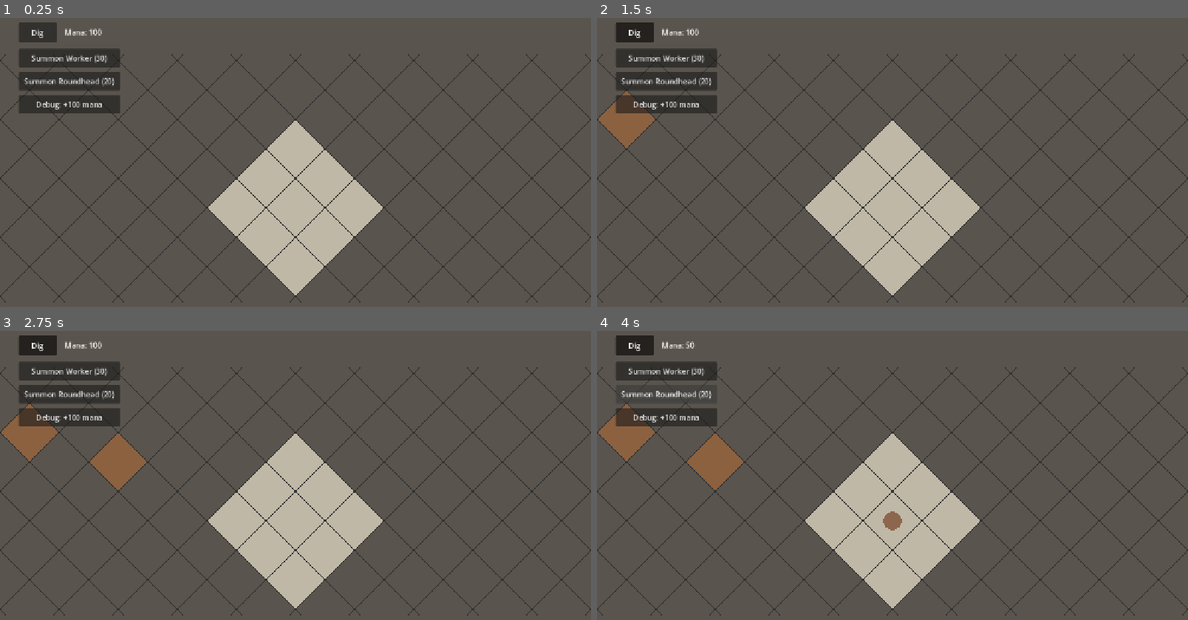
Above: before the commit, frames 1-4 (two rows, left to right).
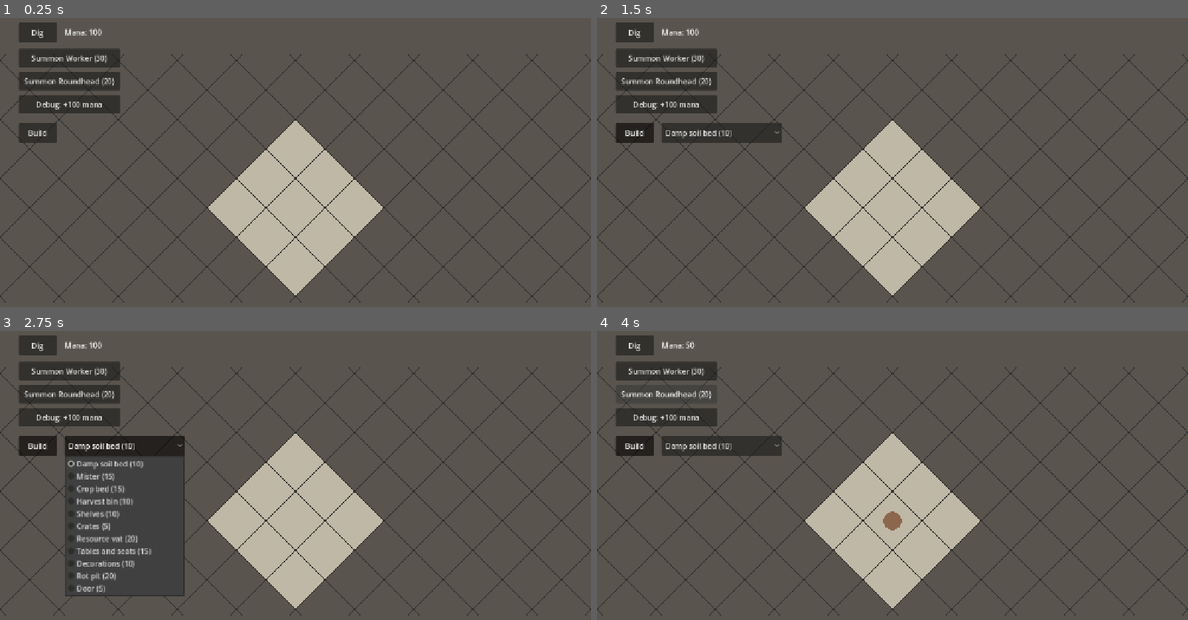
Above: after the commit, the same moments.

Repository: SirSizzle24/mazelord
Game: Godot game, scene res://Scenes/main.tscn
Same seed, same stepped clock (60 frames per second), same inputs: the game is played once before the commit and once after it.
Inputs (mouse positions are in pixels of both pictures, inside the frame that each line leads up to):
- Up to frame 1 (0.25 s): no input
- Up to frame 2 (1.5 s): click "Dig" at 0.5 s; click (632, 133) at 1.25 s, where only the run after the commit has a clickable "Build"
- Up to frame 3 (2.75 s): click (124, 446) at 2 s, where only the run after the commit has a clickable "Damp soil bed (10)"
- Up to frame 4 (4 s): click "Summon Worker (30)" at 2.75 s; click "Summon Roundhead (20)" at 3.5 s

The runs differ from the first frame. In frame 1, 0.4% of the frame differs, in the area x 3-10%, y 36-44%; in frame 2, 2.2%; in frame 3, 11%, in the area x 0-32%, y 4-92%; in frame 4, 2.9%.

Commit message:
Build mode: place furnishing blueprints

Diff:
--- a/Scenes/main.tscn
+++ b/Scenes/main.tscn
@@ -7,6 +7,7 @@
 [ext_resource type="Script" path="res://scripts/dungeon.gd" id="5_dungeon"]
 [ext_resource type="PackedScene" path="res://Scenes/unit.tscn" id="6_unitscene"]
 [ext_resource type="Script" path="res://scripts/hud.gd" id="7_hud"]
+[ext_resource type="Script" path="res://scripts/build_controller.gd" id="8_build"]
 
 [node name="Main" type="Node2D" unique_id=1161609498]
 
@@ -19,10 +20,19 @@
 unit_scene = ExtResource("6_unitscene")
 units_parent = NodePath("..")
 
-[node name="UnitController" type="Node2D" parent="." node_paths=PackedStringArray("grid", "dig_controller")]
+[node name="UnitController" type="Node2D" parent="." node_paths=PackedStringArray("grid", "dig_controller", "build_controller")]
 script = ExtResource("4_unitctrl")
 grid = NodePath("../Grid")
 dig_controller = NodePath("../DigController")
+build_controller = NodePath("../BuildController")
+
+[node name="BuildController" type="Node2D" parent="." node_paths=PackedStringArray("grid", "dungeon", "build_button", "dig_button", "item_picker")]
+script = ExtResource("8_build")
+grid = NodePath("../Grid")
+dungeon = NodePath("../Dungeon")
+build_button = NodePath("../UI/BuildButton")
+dig_button = NodePath("../UI/DigButton")
+item_picker = NodePath("../UI/ItemPicker")
 
 [node name="DigController" type="Node2D" parent="." unique_id=1743646951 node_paths=PackedStringArray("grid", "camera", "dig_button")]
 script = ExtResource("2_8gbba")
@@ -73,3 +83,17 @@
 offset_right = 260.0
 offset_bottom = 220.0
 text = "Debug: +100 mana"
+
+[node name="BuildButton" type="Button" parent="UI"]
+offset_left = 40.0
+offset_top = 240.0
+offset_right = 123.0
+offset_bottom = 283.0
+toggle_mode = true
+text = "Build"
+
+[node name="ItemPicker" type="OptionButton" parent="UI"]
+offset_left = 140.0
+offset_top = 240.0
+offset_right = 400.0
+offset_bottom = 283.0
--- /dev/null
+++ b/scripts/build_controller.gd
@@ -0,0 +1,71 @@
+extends Node2D
+## In build mode, tapping a floor tile places the chosen furnishing as a blueprint.
+## Mana is spent when it's placed; workers will build it in the next step.
+
+const TAP_DISTANCE := 10.0  # a touch that moves less than this many pixels is a tap, not a pan
+
+@export var grid: Node2D
+@export var dungeon: Node
+@export var build_button: Button
+@export var dig_button: Button
+@export var item_picker: OptionButton
+
+var build_mode := false
+var item_ids: Array[String] = []  # the furnishing id for each entry in the picker, in order
+var press_position := Vector2.ZERO
+var fingers_down := 0
+var tap_possible := false
+
+
+func _ready() -> void:
+	for id in dungeon.FURNISHINGS:
+		var item: Dictionary = dungeon.FURNISHINGS[id]
+		item_picker.add_item("%s (%d)" % [item["name"], item["cost"]])
+		item_ids.append(id)
+	item_picker.visible = false
+
+	build_button.toggled.connect(_on_build_toggled)
+	dig_button.toggled.connect(_on_dig_toggled)
+
+
+func _on_build_toggled(toggled_on: bool) -> void:
+	build_mode = toggled_on
+	item_picker.visible = toggled_on
+	if toggled_on:
+		dig_button.button_pressed = false  # only one mode at a time
+
+
+func _on_dig_toggled(toggled_on: bool) -> void:
+	if toggled_on:
+		build_button.button_pressed = false
+
+
+func _unhandled_input(event: InputEvent) -> void:
+	if not build_mode:
+		return
+	if not (event is InputEventScreenTouch):
+		return
+
+	# Same tap-or-pan test as the unit controller.
+	if event.pressed:
+		fingers_down += 1
+		tap_possible = fingers_down == 1
+		press_position = event.position
+		return
+	fingers_down = max(fingers_down - 1, 0)
+	if not tap_possible:
+		return
+	tap_possible = false
+	if event.position.distance_to(press_position) > TAP_DISTANCE:
+		return
+
+	var world_position: Vector2 = get_canvas_transform().affine_inverse() * event.position
+	var tile: Vector2i = grid.screen_to_tile(grid.to_local(world_position))
+	var id := item_ids[item_picker.selected]
+	var item: Dictionary = dungeon.FURNISHINGS[id]
+
+	if not grid.can_place(tile, item["size"]):
+		return  # not all floor, or something's already there
+	if not dungeon.try_spend(item["cost"]):
+		return  # can't afford it
+	grid.place_blueprint(id, tile, item["size"], item["color"])
--- a/scripts/dungeon.gd
+++ b/scripts/dungeon.gd
@@ -8,6 +8,21 @@
 	"worker": {"name": "Worker", "cost": 30, "color": Color(0.85, 0.55, 0.60), "can_dig": true},
 	"roundhead": {"name": "Roundhead", "cost": 20, "color": Color(0.55, 0.40, 0.30), "can_dig": false},
 }
+## Every furnishing that can be built. Size is in tiles along the grid; costs are placeholders to tune.
+const FURNISHINGS := {
+	"soil_bed": {"name": "Damp soil bed", "size": Vector2i(1, 2), "cost": 10, "color": Color(0.36, 0.26, 0.18)},
+	"mister": {"name": "Mister", "size": Vector2i(1, 1), "cost": 15, "color": Color(0.55, 0.75, 0.85)},
+	"crop_bed": {"name": "Crop bed", "size": Vector2i(2, 2), "cost": 15, "color": Color(0.40, 0.60, 0.30)},
+	"harvest_bin": {"name": "Harvest bin", "size": Vector2i(1, 1), "cost": 10, "color": Color(0.75, 0.60, 0.30)},
+	"shelves": {"name": "Shelves", "size": Vector2i(1, 2), "cost": 10, "color": Color(0.55, 0.45, 0.35)},
+	"crates": {"name": "Crates", "size": Vector2i(1, 1), "cost": 5, "color": Color(0.65, 0.50, 0.30)},
+	"resource_vat": {"name": "Resource vat", "size": Vector2i(2, 2), "cost": 20, "color": Color(0.45, 0.35, 0.60)},
+	"tables": {"name": "Tables and seats", "size": Vector2i(2, 2), "cost": 15, "color": Color(0.70, 0.45, 0.30)},
+	"decorations": {"name": "Decorations", "size": Vector2i(1, 1), "cost": 10, "color": Color(0.85, 0.40, 0.60)},
+	"rot_pit": {"name": "Rot pit", "size": Vector2i(2, 2), "cost": 20, "color": Color(0.30, 0.35, 0.20)},
+	"door": {"name": "Door", "size": Vector2i(1, 1), "cost": 5, "color": Color(0.50, 0.30, 0.15)},
+}
+
 const SUMMON_TILE := Vector2i(10, 10)  # the summoning spot in the starting room
 
 @export var grid: Node2D
@@ -15,6 +30,14 @@
 @export var units_parent: Node2D      # where new units are placed in the scene tree
 
 var mana := 100
+
+
+## Spends mana if there's enough. Returns false, spending nothing, if there isn't.
+func try_spend(amount: int) -> bool:
+	if mana < amount:
+		return false
+	add_mana(-amount)
+	return true
 
 
 func add_mana(amount: int) -> void:
--- a/scripts/grid.gd
+++ b/scripts/grid.gd
@@ -20,6 +20,8 @@
 
 var tiles: Array = []  # tiles[x][y] holds a Tile value
 var marked: Dictionary = {}  # rock tiles waiting to be dug; used as a set (tile -> true)
+var furnishings: Array = []  # each one: {"id", "origin", "size", "color", "built"}
+var occupied: Dictionary = {}  # tile -> the furnishing covering it
 var nav_region := NavigationRegion2D.new()  # holds the walkable shape for units
 var nav_dirty := false  # true when tiles changed and the walkable shape needs rebuilding
 
@@ -91,6 +93,32 @@
 	return best
 
 
+## Every tile a furnishing covers, counting from its origin tile along the grid.
+func footprint(origin: Vector2i, size: Vector2i) -> Array[Vector2i]:
+	var tiles_covered: Array[Vector2i] = []
+	for dx in size.x:
+		for dy in size.y:
+			tiles_covered.append(origin + Vector2i(dx, dy))
+	return tiles_covered
+
+
+## True if every tile under the footprint is open floor with nothing on it.
+func can_place(origin: Vector2i, size: Vector2i) -> bool:
+	for tile in footprint(origin, size):
+		if not is_floor(tile) or occupied.has(tile):
+			return false
+	return true
+
+
+## Adds an unbuilt furnishing (a see-through ghost) for a worker to build later.
+func place_blueprint(id: String, origin: Vector2i, size: Vector2i, color: Color) -> void:
+	var furnishing := {"id": id, "origin": origin, "size": size, "color": color, "built": false}
+	furnishings.append(furnishing)
+	for tile in footprint(origin, size):
+		occupied[tile] = furnishing
+	queue_redraw()
+
+
 ## Turns a rock tile into floor. Does nothing for floor or out-of-bounds tiles.
 func dig(tile: Vector2i) -> void:
 	if is_in_bounds(tile) and tiles[tile.x][tile.y] == Tile.ROCK:
@@ -134,6 +162,14 @@
 			outline.append(diamond[0])  # back to the first corner to close the shape
 			draw_polyline(outline, LINE_COLOR, 1.0)
 
+	# Furnishings on top of the floor: see-through until built, solid once built.
+	for furnishing in furnishings:
+		var color: Color = furnishing["color"]
+		if not furnishing["built"]:
+			color.a = 0.35
+		for tile in footprint(furnishing["origin"], furnishing["size"]):
+			draw_colored_polygon(_diamond(tile), color)
+
 
 ## The four corners of a tile's diamond: top, right, bottom, left.
 func _diamond(tile: Vector2i) -> PackedVector2Array:
--- a/scripts/unit_controller.gd
+++ b/scripts/unit_controller.gd
@@ -7,6 +7,7 @@
 
 @export var grid: Node2D
 @export var dig_controller: Node2D
+@export var build_controller: Node2D
 
 var selected: Node2D = null  # the selected unit, or null for none
 var press_position := Vector2.ZERO
@@ -15,7 +16,7 @@
 
 
 func _unhandled_input(event: InputEvent) -> void:
-	if dig_controller.dig_mode:
+	if dig_controller.dig_mode or build_controller.build_mode:
 		return
 	if not (event is InputEventScreenTouch):
 		return
Not shown, added: scripts/build_controller.gd.uid
